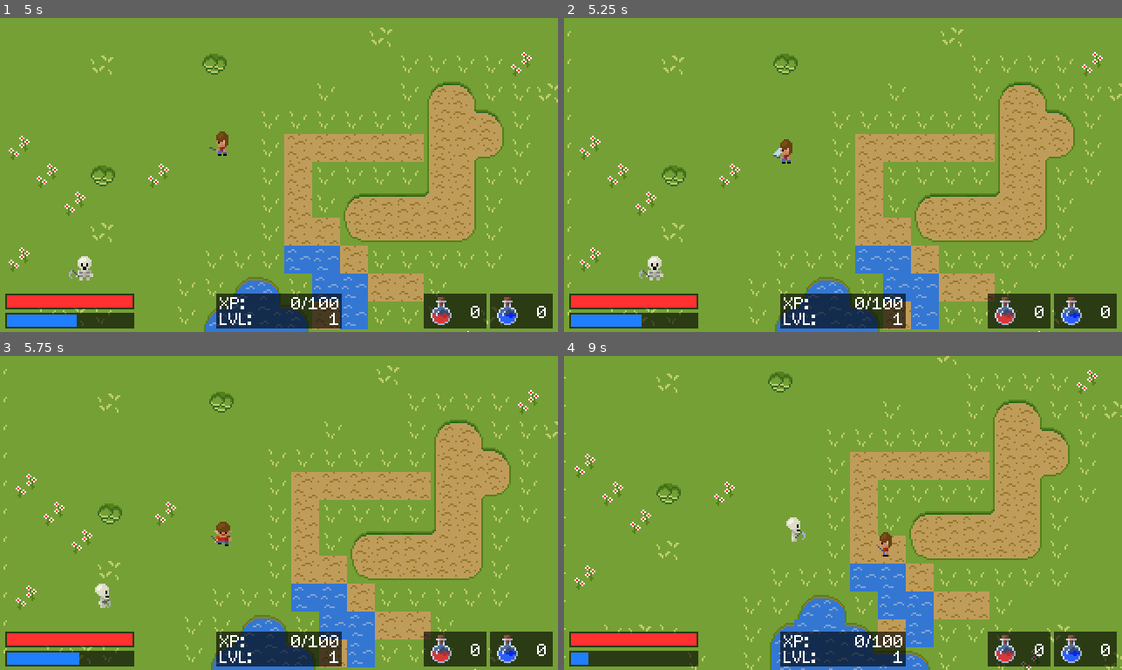
Above: before the commit, frames 1-4 (two rows, left to right).
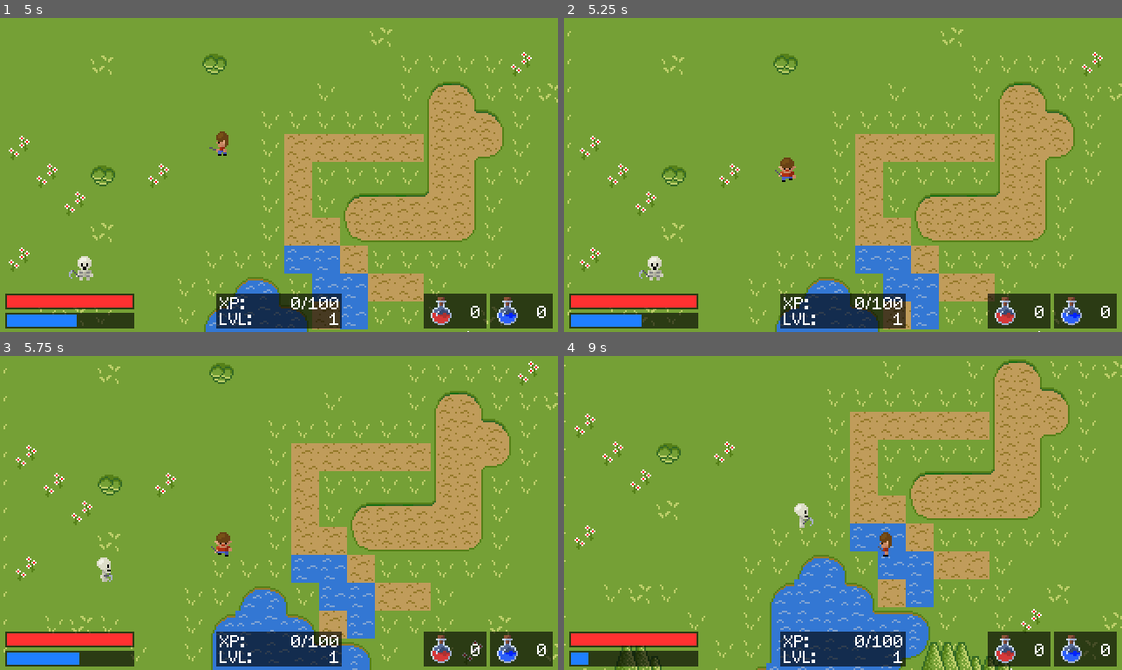
Above: after the commit, the same moments.

Repository: stephenus/SimpleRPG
Game: Godot game, scene res://Scenes/Main.tscn
The game is run twice, just before and just after one commit, with the same random seed, the same clock (stepped at 60 frames per second) and the same inputs.
Inputs:
- Up to frame 1 (5 s): tap Enter at 0.5 s; hold Right (ui_right) 0.53-1.28 s; hold Space (attack) 0.53-1.28 s; hold Down (ui_down) 1.28-2.03 s; tap Space (attack) at 1.35, 2.3, 2.85, 4.55 s; hold Right (ui_right) 2.03-2.78 s; hold Ctrl (fireball) 2.03-2.78 s; hold Up (ui_up) 2.78-3.53 s; hold Space (attack) 3.53-4.28 s; hold Left (ui_left) from 3.53 s (still down); tap Ctrl (fireball) at 4.35 s
- Up to frame 2 (5.25 s): release Left (ui_left) at 5.03 s; hold Down (ui_down) from 5.03 s (still down); hold Space (attack) from 5.03 s (still down)
- Up to frame 3 (5.75 s): keep holding Down (ui_down); keep holding Space (attack)
- Up to frame 4 (9 s): release Down (ui_down) at 5.78 s; release Space (attack) at 5.78 s; hold Right (ui_right) 5.78-6.53 s; tap Space (attack) at 5.85, 6.8, 7.35 s; hold Up (ui_up) 6.53-7.28 s; hold Ctrl (fireball) 6.53-7.28 s; hold Right (ui_right) 7.28-8.03 s; hold Down (ui_down) 8.03-8.78 s; hold Space (attack) 8.03-8.78 s; hold Left (ui_left) from 8.78 s (still down); tap Ctrl (fireball) at 8.85 s

Frame 1 is identical in both runs. In frame 2, 0.3% of the frame differs, in the area x 37-42%, y 38-53%; in frame 3, 21%; in frame 4, 25%, in the area x 0-100%, y 0-100%.

Commit message:
Added cooldown time to player attack

Diff:
--- a/Entities/Player/Player.gd
+++ b/Entities/Player/Player.gd
@@ -12,6 +12,10 @@
 var last_direction = Vector2(0, 1)
 
 var attack_playing = false
+
+var attack_cooldown_time = 500
+var next_attack_time = 0
+var attack_damage = 30
 
 signal player_stats_changed
 
@@ -68,9 +72,14 @@
 
 func _input(event):
 	if event.is_action_pressed("attack"):
-		attack_playing = true
-		var animation = get_animation_direction(last_direction) + "_attack"
-		$Sprite.play(animation)
+		var now = OS.get_ticks_msec()
+		if now >= next_attack_time:
+			# Play attack animation
+			attack_playing = true
+			var animation = get_animation_direction(last_direction) + "_attack"
+			$Sprite.play(animation)
+			# Add cooldown time to current time
+			next_attack_time = now + attack_cooldown_time
 	elif event.is_action_pressed("fireball"):
 		if mana >= 25:
 			mana = mana - 25
--- a/Scenes/Main.tscn
+++ b/Scenes/Main.tscn
@@ -303,6 +303,7 @@
 align = 2
 
 [node name="SkeletonSpawner" parent="." instance=ExtResource( 39 )]
+start_skeletons = 25
+[connection signal="player_stats_changed" from="Player" to="CanvasLayer/Mana" method="_on_Player_player_stats_changed"]
 [connection signal="player_stats_changed" from="Player" to="CanvasLayer/Health" method="_on_Player_player_stats_changed"]
-[connection signal="player_stats_changed" from="Player" to="CanvasLayer/Mana" method="_on_Player_player_stats_changed"]
 [connection signal="animation_finished" from="Player/Sprite" to="Player" method="_on_Sprite_animation_finished"]
